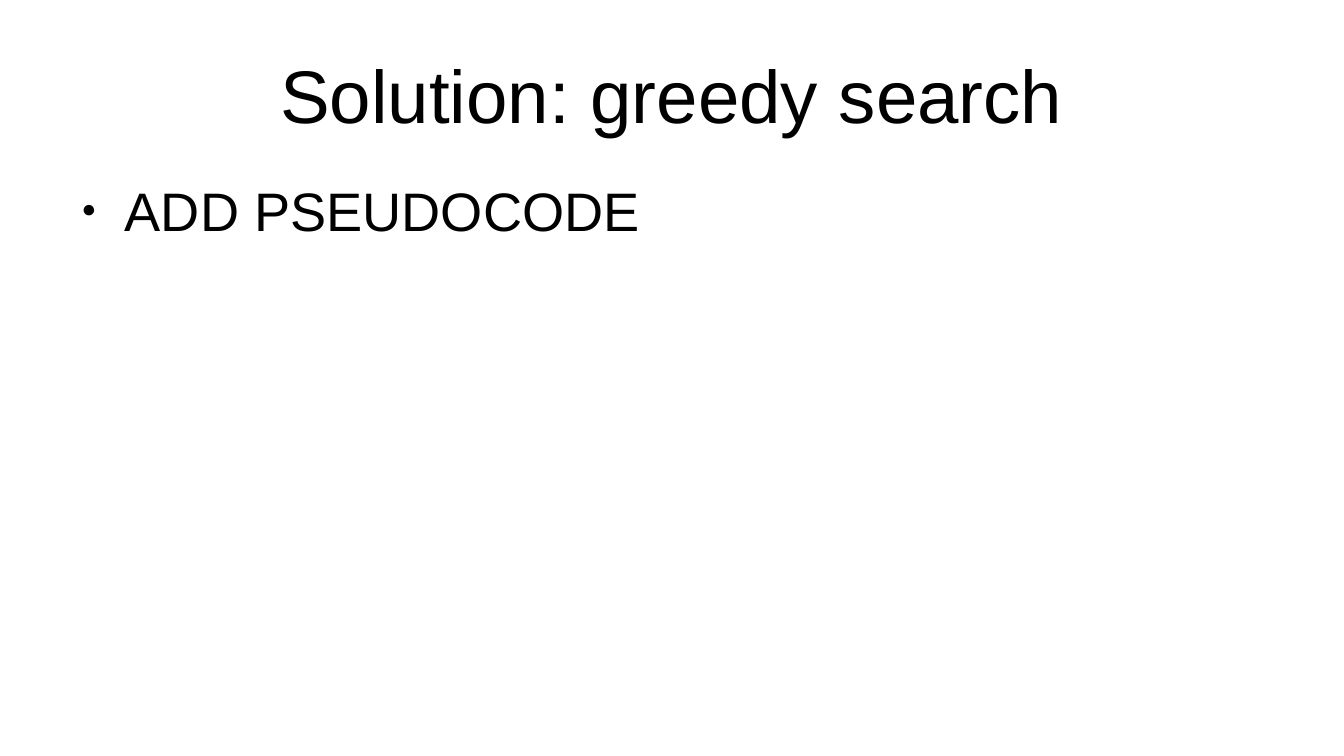
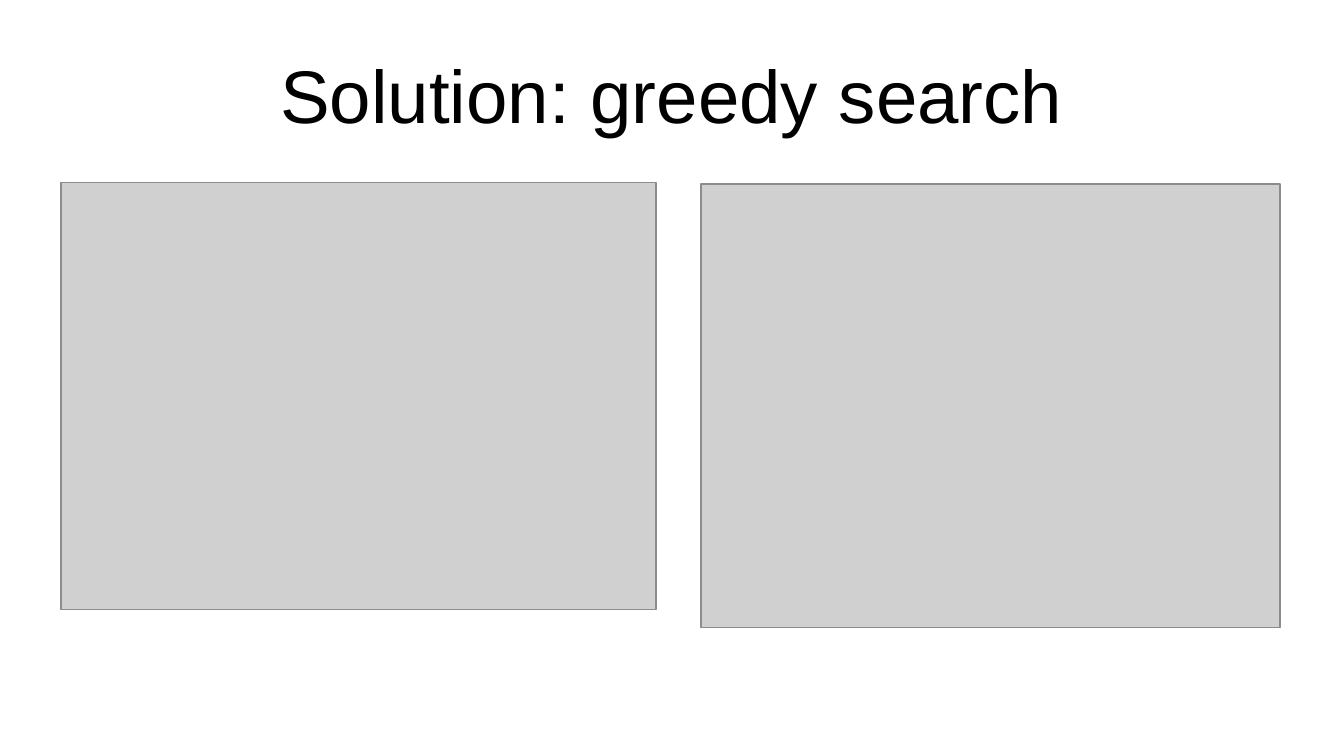
Before and after one commit to Maxisman/fortgeschrittene_Methoden_der_Bioinformatik, a slide deck: slide 5 of Code/Presentation/Task2/Task2_slides.odp (slide 8 before the commit). Drawn at 1344x756 pixels with LibreOffice and Linux fonts; fonts in the diff are those of the drawing; grey boxes stand for pictures. Boxes give left, top, right and bottom in pixels: in the first picture for what was removed or moved away, otherwise in the second. Text is boxed around its words. In the diff, an @@ line names an element or a change of style, - is before the commit and + after.

```diff
--- a/Code/Presentation/Task2/Task2_slides.odp
+++ b/Code/Presentation/Task2/Task2_slides.odp
@@ picture added at (61, 183, 656, 610) @@
@@ text removed at (125, 193, 639, 232) @@
-● ADD PSEUDOCODE
@@ picture added at (701, 184, 1281, 628) @@
```
Also in this commit, not shown: 7 other slides changed, 5 slides added, 1 slide removed, 4 other files.
